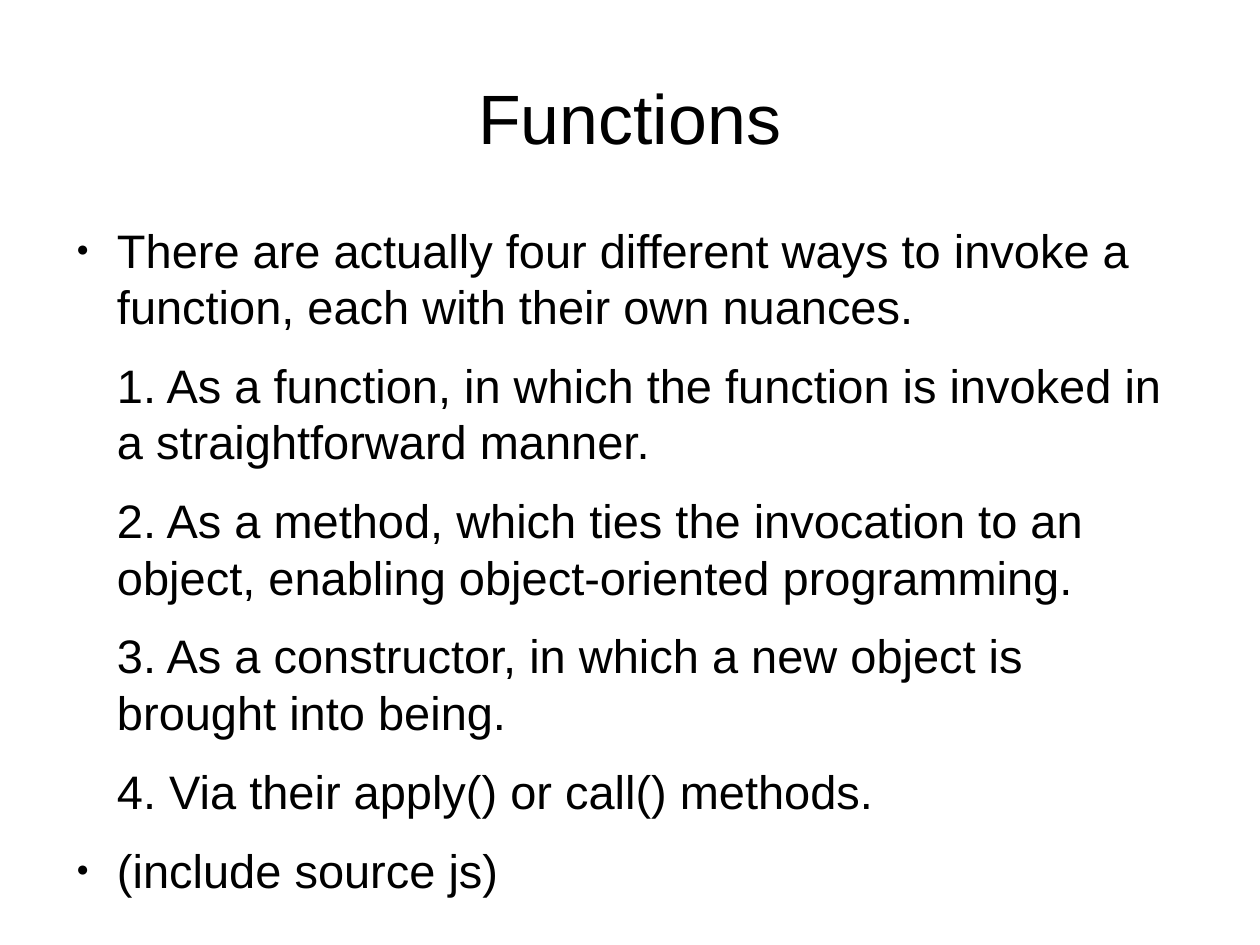
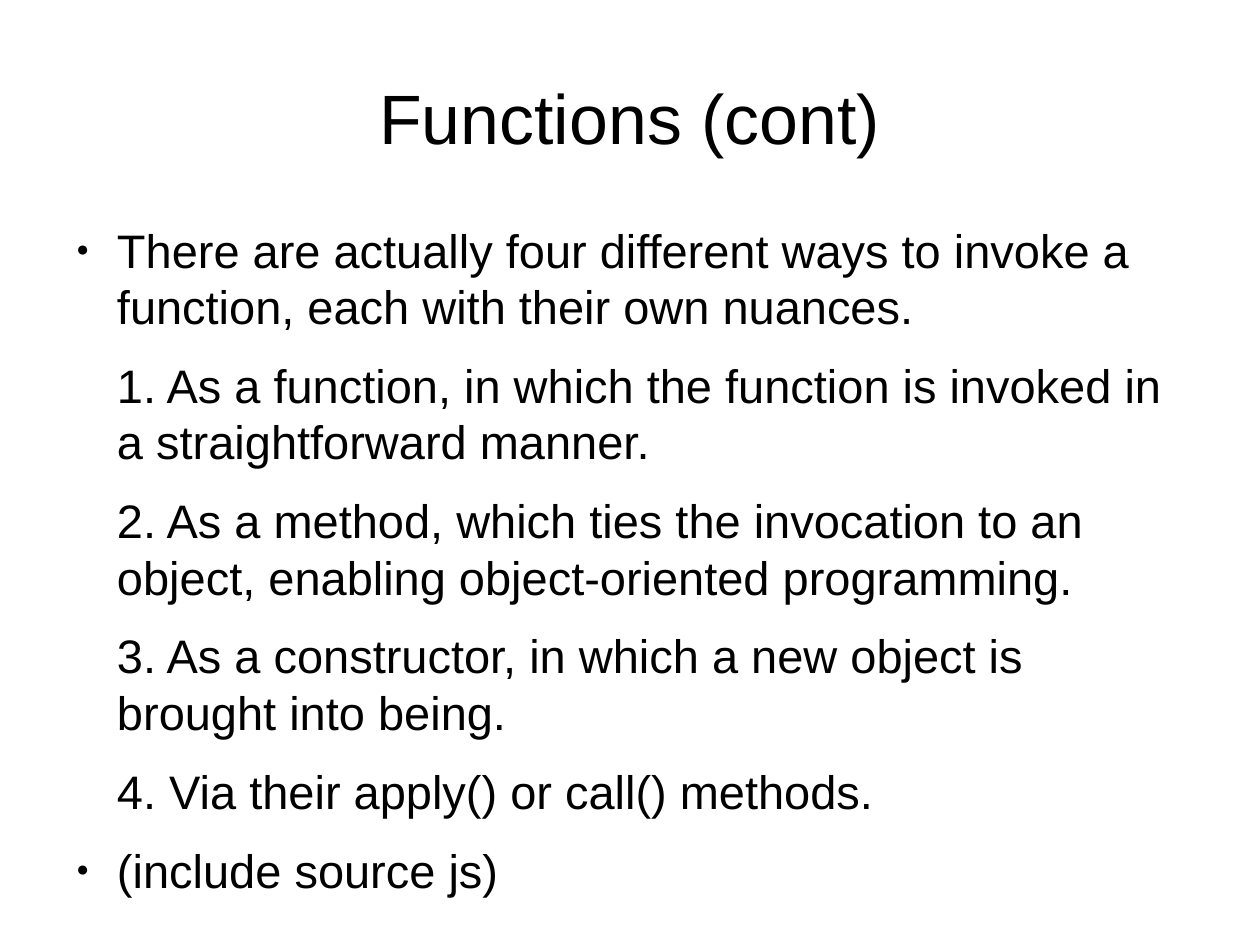
Before and after one commit to tomafc330/presentations, a slide deck: slide 6 of advanced-javascript/presentation.odp. Drawn at 1260x945 pixels with LibreOffice and Linux fonts; fonts in the diff are those of the drawing. Boxes give left, top, right and bottom in pixels: in the first picture for what was removed or moved away, otherwise in the second. Text is boxed around its words. In the diff, an @@ line names an element or a change of style, - is before the commit and + after.

```diff
--- a/advanced-javascript/presentation.odp
+++ b/advanced-javascript/presentation.odp
@@ title at (x1=379, y1=93, x2=879, y2=157): text changed @@
-Functions
+Functions (cont)
```
Also in this commit, not shown: 13 other slides changed, 7 slides added, 20 other files.
